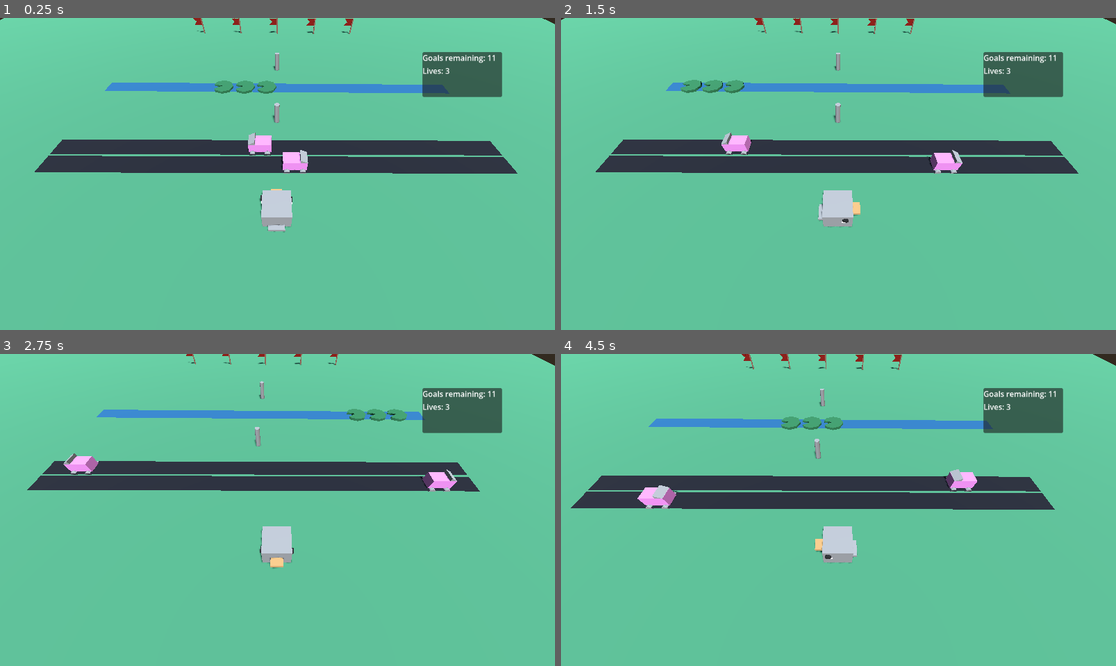
Above: before the commit, frames 1-4 (two rows, left to right).
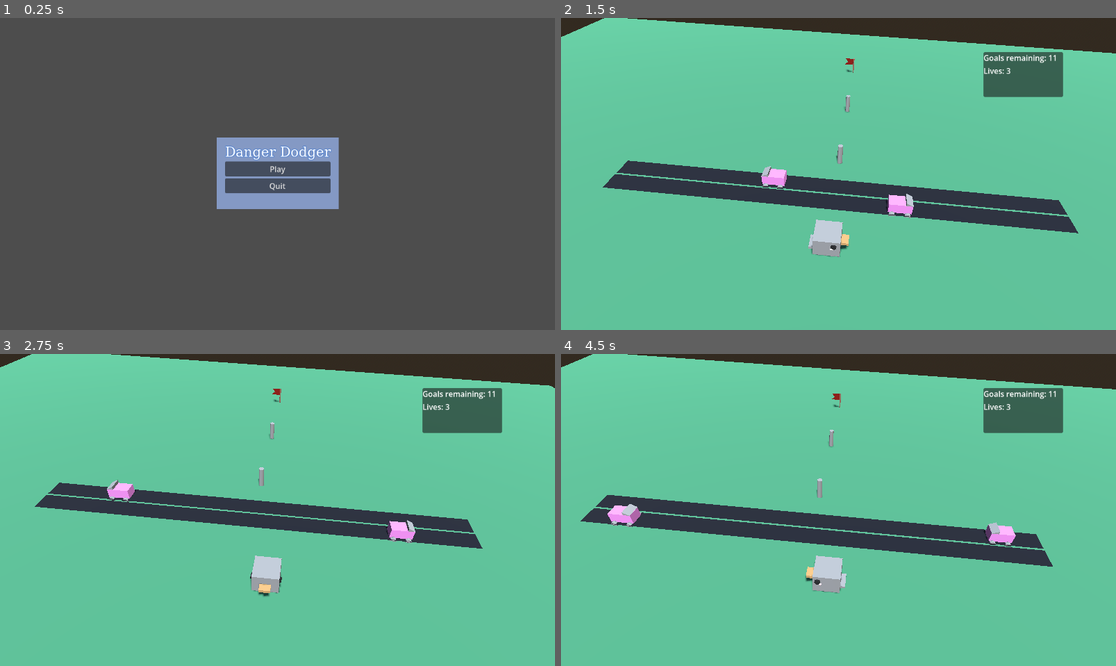
Above: after the commit, the same moments.

Repository: chloedixon11/danger-dodger
Game: Godot game, scene res://Main/Main.tscn
Two runs of this game, one before a commit and one after it. Both use one fixed random seed, a clock stepped at 60 frames per second and the inputs below.
Inputs (mouse positions are in pixels of both pictures, inside the frame that each line leads up to):
- Up to frame 1 (0.25 s): no input
- Up to frame 2 (1.5 s): click (838, 167) at 0.5 s, where only the run after the commit has a clickable "Play"; hold D (move_right) from 1.28 s (still down)
- Up to frame 3 (2.75 s): release D (move_right) at 2.03 s; hold S (move_down) from 2.03 s (still down)
- Up to frame 4 (4.5 s): release S (move_down) at 2.78 s; hold D (move_right) 2.78-3.53 s; hold W (move_up) 3.53-4.28 s; hold A (move_left) from 4.28 s (still down)

The runs differ from the first frame. In frame 1, 98% of the frame differs, in the area x 0-100%, y 0-100%; in frame 2, 23%; in frame 3, 20%; in frame 4, 23%.

Commit message:
Good Spot Animal separated from levels

Diff:
--- a/Code/Duck/Duck.gd
+++ b/Code/Duck/Duck.gd
@@ -27,9 +27,9 @@
 	current_spot = position
 	next_spot = position
 
-	level = get_parent()
+	#level = get_parent()
 	update_lives(0)
-	level.goals_remaining()
+	#level.goals_remaining()
 
 
 # Called every frame. 'delta' is the elapsed time since the previous frame.
--- a/Code/Duck/Duck.tscn
+++ b/Code/Duck/Duck.tscn
@@ -95,3 +95,10 @@
 [node name="LivesUI" type="Label" parent="UI/VBox" unique_id=1009899454]
 layout_mode = 2
 text = "Lives: 3"
+
+[node name="Rig" type="Node3D" parent="." unique_id=684722520]
+transform = Transform3D(0.99168617, 0.006858788, 0.12849958, 0.0004756106, 0.9983768, -0.056959786, -0.12868175, 0.05654731, 0.9900735, -0.009511063, 0, 3.0334785)
+
+[node name="Camera3D" type="Camera3D" parent="Rig" unique_id=118999946]
+transform = Transform3D(-0.9984339, 0.0060949326, 0.055607438, 0.038303103, 0.7989599, 0.60016286, -0.04077038, 0.60135263, -0.7979417, 0.6969931, 9.480153, -11.379819)
+fov = 50.625
--- a/Code/Levels/Level.gd
+++ b/Code/Level/Level.gd
@@ -2,6 +2,7 @@
 class_name  Level
 
 @onready var goals_node: Node3D = $GoalsNode
+@onready var spawning_point: Node3D = $SpawningPoint
 
 var main: Main
 var goals: Array
--- a/Code/Levels/Level.tscn
+++ b/Code/Level/Level.tscn
@@ -1,8 +1,7 @@
 [gd_scene format=3 uid="uid://d26k2kxe4mwal"]
 
-[ext_resource type="Script" uid="uid://d3d2r0u0p7bod" path="res://Levels/Level.gd" id="1_286st"]
-[ext_resource type="PackedScene" uid="uid://c4v0peqkg130j" path="res://Goal/Goal.tscn" id="2_q1ycg"]
-[ext_resource type="PackedScene" uid="uid://bimiowbq37tmt" path="res://Duck/Duck.tscn" id="5_ht8ui"]
+[ext_resource type="Script" uid="uid://d3d2r0u0p7bod" path="res://Level/Level.gd" id="1_r3cbp"]
+[ext_resource type="PackedScene" uid="uid://c4v0peqkg130j" path="res://Goal/Goal.tscn" id="2_cyxyq"]
 
 [sub_resource type="ProceduralSkyMaterial" id="ProceduralSkyMaterial_g4bax"]
 sky_horizon_color = Color(0.66224277, 0.6717428, 0.6867428, 1)
@@ -15,8 +14,12 @@
 background_mode = 2
 sky = SubResource("Sky_e4jwm")
 
+[sub_resource type="CylinderMesh" id="CylinderMesh_i5eh5"]
+bottom_radius = 0.0
+height = 0.8790283
+
 [node name="Level" type="Node3D" unique_id=2045553894]
-script = ExtResource("1_286st")
+script = ExtResource("1_r3cbp")
 
 [node name="WorldEnvironment" type="WorldEnvironment" parent="." unique_id=1840473444]
 environment = SubResource("Environment_612c4")
@@ -27,13 +30,13 @@
 
 [node name="GoalsNode" type="Node3D" parent="." unique_id=1763357328]
 
-[node name="Goal0" parent="GoalsNode" unique_id=1585610551 instance=ExtResource("2_q1ycg")]
+[node name="Goal0" parent="GoalsNode" unique_id=1585610551 instance=ExtResource("2_cyxyq")]
 transform = Transform3D(1, 0, 0, 0, 1, 0, 0, 0, 1, 0, 0, -16.11776)
 
-[node name="Duck" parent="." unique_id=1158991918 instance=ExtResource("5_ht8ui")]
+[node name="SpawningPoint" type="Node3D" parent="." unique_id=774255441]
+transform = Transform3D(-0.9999951, 0, -0.00313535, 0, 1, 0, 0.00313535, 0, -0.9999951, 0, 0, 0)
+visible = false
 
-[node name="Rig" type="Node3D" parent="Duck" unique_id=1010792245]
-transform = Transform3D(1, 2.3283064e-10, 0, 0, 0.5838813, -0.8118391, 0, 0.8118391, 0.5838813, -0.005545419, 0, 1.7686676)
-
-[node name="Camera3D" type="Camera3D" parent="Duck/Rig" unique_id=344968759]
-transform = Transform3D(-0.9999874, 0, 0.00501598, 0, 1, 0, -0.00501598, 0, -0.9999874, 0.014142856, -2.9802322e-08, -8.473373)
+[node name="MeshInstance3D" type="MeshInstance3D" parent="SpawningPoint" unique_id=1484604166]
+transform = Transform3D(1, 0, 0, 0, 1, 0, 0, 0, 1, 0, 1.0147095, 0)
+mesh = SubResource("CylinderMesh_i5eh5")
--- a/Code/Levels/SkyWorld.tscn
+++ b/Code/Level/SkyWorld/SkyWorld.tscn
@@ -1,10 +1,9 @@
 [gd_scene format=3 uid="uid://qjr6jp64qq8p"]
 
-[ext_resource type="Script" uid="uid://d3d2r0u0p7bod" path="res://Levels/Level.gd" id="1_g4bax"]
+[ext_resource type="Script" uid="uid://d3d2r0u0p7bod" path="res://Level/Level.gd" id="1_g4bax"]
 [ext_resource type="PackedScene" uid="uid://c4v0peqkg130j" path="res://Goal/Goal.tscn" id="2_e4jwm"]
 [ext_resource type="PackedScene" uid="uid://berl535au27hs" path="res://Lane/Road/Road.tscn" id="3_612c4"]
 [ext_resource type="PackedScene" uid="uid://d10bdq3u7df63" path="res://Vehicle/Vehicle.tscn" id="4_s5kmm"]
-[ext_resource type="PackedScene" uid="uid://bimiowbq37tmt" path="res://Duck/Duck.tscn" id="5_u6y4n"]
 
 [sub_resource type="ProceduralSkyMaterial" id="ProceduralSkyMaterial_g4bax"]
 sky_horizon_color = Color(0.66224277, 0.6717428, 0.6867428, 1)
@@ -26,6 +25,10 @@
 [sub_resource type="CylinderMesh" id="CylinderMesh_pe13q"]
 top_radius = 0.123535156
 bottom_radius = 0.123535156
+
+[sub_resource type="CylinderMesh" id="CylinderMesh_wjah1"]
+bottom_radius = 0.0
+height = 0.8790283
 
 [node name="SkyWorld" type="Node3D" unique_id=2045553894]
 script = ExtResource("1_g4bax")
@@ -69,10 +72,10 @@
 mesh = SubResource("CylinderMesh_pe13q")
 skeleton = NodePath("../..")
 
-[node name="Duck" parent="." unique_id=1158991918 instance=ExtResource("5_u6y4n")]
+[node name="SpawningPoint" type="Node3D" parent="." unique_id=1040890674]
+transform = Transform3D(-0.9999951, 0, -0.00313535, 0, 1, 0, 0.00313535, 0, -0.9999951, 0, 0, 0)
+visible = false
 
-[node name="Rig" type="Node3D" parent="Duck" unique_id=1010792245]
-transform = Transform3D(1, 2.3283064e-10, 0, 0, 0.5838813, -0.8118391, 0, 0.8118391, 0.5838813, -0.005545419, 0, 1.7686676)
-
-[node name="Camera3D" type="Camera3D" parent="Duck/Rig" unique_id=344968759]
-transform = Transform3D(-0.9999874, 0, 0.00501598, 0, 1, 0, -0.00501598, 0, -0.9999874, 0.014142856, -2.9802322e-08, -8.473373)
+[node name="MeshInstance3D" type="MeshInstance3D" parent="SpawningPoint" unique_id=1537486278]
+transform = Transform3D(1, 0, 0, 0, 1, 0, 0, 0, 1, 0, 1.0147095, 0)
+mesh = SubResource("CylinderMesh_wjah1")
--- /dev/null
+++ b/Code/Level/SplashScreen/SplashScreen.tscn
@@ -0,0 +1,106 @@
+[gd_scene format=3 uid="uid://dtlww5xddq2xa"]
+
+[ext_resource type="Script" uid="uid://d3d2r0u0p7bod" path="res://Level/Level.gd" id="1_fw50w"]
+[ext_resource type="PackedScene" uid="uid://c4v0peqkg130j" path="res://Goal/Goal.tscn" id="2_fbwjr"]
+[ext_resource type="PackedScene" uid="uid://berl535au27hs" path="res://Lane/Road/Road.tscn" id="3_6br2f"]
+[ext_resource type="PackedScene" uid="uid://d10bdq3u7df63" path="res://Vehicle/Vehicle.tscn" id="4_h8y7k"]
+[ext_resource type="PackedScene" uid="uid://cwqeu7k1fculu" path="res://Lane/Waterway/Waterway.tscn" id="5_vij0w"]
+[ext_resource type="PackedScene" uid="uid://cvgoojbjmr2qo" path="res://Vessel/Vessel.tscn" id="6_8bgo4"]
+
+[sub_resource type="ProceduralSkyMaterial" id="ProceduralSkyMaterial_usc3h"]
+sky_horizon_color = Color(0.66224277, 0.6717428, 0.6867428, 1)
+ground_horizon_color = Color(0.66224277, 0.6717428, 0.6867428, 1)
+
+[sub_resource type="Sky" id="Sky_5dqy1"]
+sky_material = SubResource("ProceduralSkyMaterial_usc3h")
+
+[sub_resource type="Environment" id="Environment_fj61p"]
+background_mode = 2
+sky = SubResource("Sky_5dqy1")
+
+[sub_resource type="StandardMaterial3D" id="StandardMaterial3D_beq8a"]
+albedo_color = Color(0.2666077, 0.5339965, 0.39391467, 1)
+
+[sub_resource type="PlaneMesh" id="PlaneMesh_qabvo"]
+size = Vector2(50, 50)
+
+[sub_resource type="CylinderMesh" id="CylinderMesh_hxt8e"]
+top_radius = 0.123535156
+bottom_radius = 0.123535156
+
+[sub_resource type="CylinderMesh" id="CylinderMesh_s2nsp"]
+bottom_radius = 0.0
+height = 0.8790283
+
+[node name="SplashScreen" type="Node3D" unique_id=289174624]
+script = ExtResource("1_fw50w")
+
+[node name="WorldEnvironment" type="WorldEnvironment" parent="." unique_id=561130215]
+environment = SubResource("Environment_fj61p")
+
+[node name="Sun" type="DirectionalLight3D" parent="." unique_id=275216525]
+transform = Transform3D(0.9747612, -0.19334027, 0.111625046, 0, 0.49999997, 0.86602545, -0.2232501, -0.844168, 0.48738056, 0, 0, 0)
+shadow_enabled = true
+
+[node name="GoalsNode" type="Node3D" parent="." unique_id=1109272453]
+
+[node name="Goal0" parent="GoalsNode" unique_id=1585610551 instance=ExtResource("2_fbwjr")]
+transform = Transform3D(1, 0, 0, 0, 1, 0, 0, 0, 1, 0, 0, -16.11776)
+
+[node name="Goal1" parent="GoalsNode" unique_id=1298276653 instance=ExtResource("2_fbwjr")]
+transform = Transform3D(1, 0, 0, 0, 1, 0, 0, 0, 1, 6, 0, -16.11776)
+
+[node name="Goal2" parent="GoalsNode" unique_id=935295361 instance=ExtResource("2_fbwjr")]
+transform = Transform3D(1, 0, 0, 0, 1, 0, 0, 0, 1, -6, 0, -16.11776)
+
+[node name="Lane2" parent="." unique_id=1649162153 instance=ExtResource("3_6br2f")]
+transform = Transform3D(1.3113416e-07, 0, -1, 0, 1, 0, 1, 0, 1.3113416e-07, 0, 0, -3.2096472)
+
+[node name="Vehicle" parent="Lane2" unique_id=1002617338 instance=ExtResource("4_h8y7k")]
+transform = Transform3D(-1, 0, 8.742278e-08, 0, 1, 0, -8.742278e-08, 0, -1, 0, 0, 0)
+
+[node name="Lane" parent="." unique_id=446657771 instance=ExtResource("3_6br2f")]
+transform = Transform3D(-4.371139e-08, 0, 1, 0, 1, 0, -1, 0, -4.371139e-08, 0, 0, -2.2096472)
+
+[node name="Vehicle" parent="Lane" unique_id=730832895 instance=ExtResource("4_h8y7k")]
+transform = Transform3D(-1, 0, 8.742278e-08, 0, 1, 0, -8.742278e-08, 0, -1, -2.3841858e-07, 0, 3)
+
+[node name="Lane3" parent="." unique_id=1591999769 instance=ExtResource("3_6br2f")]
+transform = Transform3D(-4.371139e-08, 0, 1, 0, 1, 0, -1, 0, -4.371139e-08, 0, 0, -7.7827415)
+
+[node name="Vehicle" parent="Lane3" unique_id=1475414060 instance=ExtResource("4_h8y7k")]
+transform = Transform3D(-1, 0, 8.742278e-08, 0, 1, 0, -8.742278e-08, 0, -1, 0, 0, -3)
+
+[node name="Ground" type="MeshInstance3D" parent="." unique_id=729631120]
+material_override = SubResource("StandardMaterial3D_beq8a")
+mesh = SubResource("PlaneMesh_qabvo")
+metadata/_edit_lock_ = true
+
+[node name="MeshInstance3D" type="MeshInstance3D" parent="Ground" unique_id=833497383]
+transform = Transform3D(1, 0, 0, 0, 1, 0, 0, 0, 1, 0, 0, -10.092991)
+mesh = SubResource("CylinderMesh_hxt8e")
+skeleton = NodePath("../..")
+
+[node name="MeshInstance3D3" type="MeshInstance3D" parent="Ground" unique_id=1611386186]
+transform = Transform3D(1, 0, 0, 0, 1, 0, 0, 0, 1, 0, 0, -10.272135)
+mesh = SubResource("CylinderMesh_hxt8e")
+skeleton = NodePath("../..")
+
+[node name="Waterway" parent="." unique_id=1862011274 instance=ExtResource("5_vij0w")]
+transform = Transform3D(-4.371139e-08, 0, -1, 0, 1, 0, 1, 0, -4.371139e-08, 0, 0, -5)
+
+[node name="Vessel" parent="Waterway" unique_id=2030516887 instance=ExtResource("6_8bgo4")]
+
+[node name="Waterway2" parent="." unique_id=1654594169 instance=ExtResource("5_vij0w")]
+transform = Transform3D(1.3113416e-07, 0, 1, 0, 1, 0, -1, 0, 1.3113416e-07, 0, 0, -7)
+
+[node name="Vessel" parent="Waterway2" unique_id=1893541102 instance=ExtResource("6_8bgo4")]
+transform = Transform3D(1, 0, 0, 0, 1, 0, 0, 0, 1, 4.7683716e-07, 0, 4)
+
+[node name="SpawningPoint" type="Node3D" parent="." unique_id=936785538]
+transform = Transform3D(-0.9999951, 0, -0.00313535, 0, 1, 0, 0.00313535, 0, -0.9999951, 0, 0, 0)
+visible = false
+
+[node name="MeshInstance3D" type="MeshInstance3D" parent="SpawningPoint" unique_id=46885843]
+transform = Transform3D(1, 0, 0, 0, 1, 0, 0, 0, 1, 0, 1.0147095, 0)
+mesh = SubResource("CylinderMesh_s2nsp")
--- a/Code/Levels/TrafficTime.tscn
+++ b/Code/Level/TrafficTime/TrafficTime.tscn
@@ -1,12 +1,11 @@
 [gd_scene format=3 uid="uid://yosv5cw8dv8y"]
 
-[ext_resource type="PackedScene" uid="uid://c4v0peqkg130j" path="res://Goal/Goal.tscn" id="1_48gxu"]
-[ext_resource type="Script" uid="uid://d3d2r0u0p7bod" path="res://Levels/Level.gd" id="1_tgin1"]
-[ext_resource type="PackedScene" uid="uid://berl535au27hs" path="res://Lane/Road/Road.tscn" id="2_de4at"]
-[ext_resource type="PackedScene" uid="uid://d10bdq3u7df63" path="res://Vehicle/Vehicle.tscn" id="3_tgin1"]
-[ext_resource type="PackedScene" uid="uid://bimiowbq37tmt" path="res://Duck/Duck.tscn" id="4_de4at"]
-[ext_resource type="PackedScene" uid="uid://cwqeu7k1fculu" path="res://Lane/Waterway/Waterway.tscn" id="5_ye6de"]
-[ext_resource type="PackedScene" uid="uid://cvgoojbjmr2qo" path="res://Vessel/Vessel.tscn" id="6_8b8hp"]
+[ext_resource type="Script" uid="uid://d3d2r0u0p7bod" path="res://Level/Level.gd" id="1_oo5cs"]
+[ext_resource type="PackedScene" uid="uid://c4v0peqkg130j" path="res://Goal/Goal.tscn" id="2_jqh5y"]
+[ext_resource type="PackedScene" uid="uid://berl535au27hs" path="res://Lane/Road/Road.tscn" id="3_odp6i"]
+[ext_resource type="PackedScene" uid="uid://d10bdq3u7df63" path="res://Vehicle/Vehicle.tscn" id="4_2f8ec"]
+[ext_resource type="PackedScene" uid="uid://cwqeu7k1fculu" path="res://Lane/Waterway/Waterway.tscn" id="5_yaye2"]
+[ext_resource type="PackedScene" uid="uid://cvgoojbjmr2qo" path="res://Vessel/Vessel.tscn" id="6_0eykp"]
 
 [sub_resource type="ProceduralSkyMaterial" id="ProceduralSkyMaterial_ye6de"]
 sky_horizon_color = Color(0.66224277, 0.6717428, 0.6867428, 1)
@@ -29,8 +28,12 @@
 top_radius = 0.123535156
 bottom_radius = 0.123535156
 
+[sub_resource type="CylinderMesh" id="CylinderMesh_r3141"]
+bottom_radius = 0.0
+height = 0.8790283
+
 [node name="TrafficTime" type="Node3D" unique_id=354589768]
-script = ExtResource("1_tgin1")
+script = ExtResource("1_oo5cs")
 
 [node name="WorldEnvironment" type="WorldEnvironment" parent="." unique_id=1609719087]
 environment = SubResource("Environment_hg6v0")
@@ -88,10 +91,10 @@
 mesh = SubResource("CylinderMesh_hg6v0")
 skeleton = NodePath("../..")
 
-[node name="Duck" parent="." unique_id=1158991918 instance=ExtResource("4_de4at")]
+[node name="SpawningPoint" type="Node3D" parent="." unique_id=1187221259]
+transform = Transform3D(-0.9999951, 0, -0.00313535, 0, 1, 0, 0.00313535, 0, -0.9999951, 0, 0, 0)
+visible = false
 
-[node name="Rig" type="Node3D" parent="Duck" unique_id=1189862599]
-transform = Transform3D(1, 2.3283064e-10, 0, 0, 0.5838813, -0.8118391, 0, 0.8118391, 0.5838813, -0.005545419, 0, 1.7686676)
-
-[node name="Camera3D" type="Camera3D" parent="Duck/Rig" unique_id=1626651796]
-transform = Transform3D(-0.9999874, 0, 0.00501598, 0, 1, 0, -0.00501598, 0, -0.9999874, 0.014142856, -2.9802322e-08, -8.473373)
+[node name="MeshInstance3D" type="MeshInstance3D" parent="SpawningPoint" unique_id=1699612608]
+transform = Transform3D(1, 0, 0, 0, 1, 0, 0, 0, 1, 0, 1.0147095, 0)
+mesh = SubResource("CylinderMesh_r3141")
--- a/Code/Levels/WaterWorld.tscn
+++ b/Code/Level/WaterWorld/WaterWorld.tscn
@@ -1,12 +1,11 @@
 [gd_scene format=3 uid="uid://fkbjey1eoarm"]
 
-[ext_resource type="Script" uid="uid://d3d2r0u0p7bod" path="res://Levels/Level.gd" id="1_5yycp"]
-[ext_resource type="PackedScene" uid="uid://c4v0peqkg130j" path="res://Goal/Goal.tscn" id="1_rwfof"]
-[ext_resource type="PackedScene" uid="uid://berl535au27hs" path="res://Lane/Road/Road.tscn" id="2_5yycp"]
-[ext_resource type="PackedScene" uid="uid://d10bdq3u7df63" path="res://Vehicle/Vehicle.tscn" id="3_7touw"]
-[ext_resource type="PackedScene" uid="uid://bimiowbq37tmt" path="res://Duck/Duck.tscn" id="4_3qy7e"]
-[ext_resource type="PackedScene" uid="uid://cwqeu7k1fculu" path="res://Lane/Waterway/Waterway.tscn" id="6_3qy7e"]
-[ext_resource type="PackedScene" uid="uid://cvgoojbjmr2qo" path="res://Vessel/Vessel.tscn" id="7_usc3h"]
+[ext_resource type="Script" uid="uid://d3d2r0u0p7bod" path="res://Level/Level.gd" id="1_0fukt"]
+[ext_resource type="PackedScene" uid="uid://c4v0peqkg130j" path="res://Goal/Goal.tscn" id="2_lqnjl"]
+[ext_resource type="PackedScene" uid="uid://berl535au27hs" path="res://Lane/Road/Road.tscn" id="3_3icd7"]
+[ext_resource type="PackedScene" uid="uid://d10bdq3u7df63" path="res://Vehicle/Vehicle.tscn" id="4_kujx4"]
+[ext_resource type="PackedScene" uid="uid://cwqeu7k1fculu" path="res://Lane/Waterway/Waterway.tscn" id="5_r3q66"]
+[ext_resource type="PackedScene" uid="uid://cvgoojbjmr2qo" path="res://Vessel/Vessel.tscn" id="6_qxpf5"]
 
 [sub_resource type="ProceduralSkyMaterial" id="ProceduralSkyMaterial_usc3h"]
 sky_horizon_color = Color(0.66224277, 0.6717428, 0.6867428, 1)
@@ -29,8 +28,12 @@
 top_radius = 0.123535156
 bottom_radius = 0.123535156
 
+[sub_resource type="CylinderMesh" id="CylinderMesh_s2nsp"]
+bottom_radius = 0.0
+height = 0.8790283
+
 [node name="WaterWorld" type="Node3D" unique_id=289174624]
-script = ExtResource("1_5yycp")
+script = ExtResource("1_0fukt")
 
 [node name="WorldEnvironment" type="WorldEnvironment" parent="." unique_id=561130215]
 environment = SubResource("Environment_fj61p")
@@ -83,20 +86,20 @@
 mesh = SubResource("CylinderMesh_hxt8e")
 skeleton = NodePath("../..")
 
-[node name="Duck" parent="." unique_id=1158991918 instance=ExtResource("4_3qy7e")]
-
-[node name="Rig" type="Node3D" parent="Duck" unique_id=2061078446]
-transform = Transform3D(1, 2.3283064e-10, 0, 0, 0.5838813, -0.8118391, 0, 0.8118391, 0.5838813, -0.005545419, 0, 1.7686676)
-
-[node name="Camera3D" type="Camera3D" parent="Duck/Rig" unique_id=1730913351]
-transform = Transform3D(-0.9999874, 0, 0.00501598, 0, 1, 0, -0.00501598, 0, -0.9999874, 0.014142856, -2.9802322e-08, -8.473373)
-
-[node name="Waterway" parent="." unique_id=1862011274 instance=ExtResource("6_3qy7e")]
+[node name="Waterway" parent="." unique_id=1862011274 instance=ExtResource("5_r3q66")]
 transform = Transform3D(-4.371139e-08, 0, -1, 0, 1, 0, 1, 0, -4.371139e-08, 0, 0, -5)
 
-[node name="Vessel" parent="Waterway" unique_id=2030516887 instance=ExtResource("7_usc3h")]
+[node name="Vessel" parent="Waterway" unique_id=2030516887 instance=ExtResource("6_qxpf5")]
 
-[node name="Waterway2" parent="." unique_id=1654594169 instance=ExtResource("6_3qy7e")]
+[node name="Waterway2" parent="." unique_id=1654594169 instance=ExtResource("5_r3q66")]
 transform = Transform3D(1.3113416e-07, 0, 1, 0, 1, 0, -1, 0, 1.3113416e-07, 0, 0, -6)
 
-[node name="Vessel" parent="Waterway2" unique_id=1893541102 instance=ExtResource("7_usc3h")]
+[node name="Vessel" parent="Waterway2" unique_id=1893541102 instance=ExtResource("6_qxpf5")]
+
+[node name="SpawningPoint" type="Node3D" parent="." unique_id=936785538]
+transform = Transform3D(-0.9999951, 0, -0.00313535, 0, 1, 0, 0.00313535, 0, -0.9999951, 0, 0, 0)
+visible = false
+
+[node name="MeshInstance3D" type="MeshInstance3D" parent="SpawningPoint" unique_id=46885843]
+transform = Transform3D(1, 0, 0, 0, 1, 0, 0, 0, 1, 0, 1.0147095, 0)
+mesh = SubResource("CylinderMesh_s2nsp")
--- a/Code/Main/Main.gd
+++ b/Code/Main/Main.gd
@@ -1,21 +1,34 @@
 extends Node
 class_name Main
 
-const TRAFFIC_TIME = preload("res://Levels/TrafficTime.tscn")
-const WATER_WORLD = preload("res://Levels/WaterWorld.tscn")
-const SKY_WORLD = preload("res://Levels/SkyWorld.tscn")
+
+const DUCK = preload("res://Duck/Duck.tscn")
+
+const SKY_WORLD = preload("res://Level/SkyWorld/SkyWorld.tscn")
+const TRAFFIC_TIME = preload("res://Level/TrafficTime/TrafficTime.tscn")
+const WATER_WORLD = preload("res://Level/WaterWorld/WaterWorld.tscn")
 
 @onready var pause_menu: PauseMenu = $PauseMenu
 
+var duck: Duck
 var levels: Array[PackedScene] = [SKY_WORLD, TRAFFIC_TIME, WATER_WORLD]
 var current_level = -1
 var level: Level = null
 
-func _ready() -> void:
-	restart()
-	next_level()
+
+
+
+
+
+
 
 func restart():
+	if duck:
+		duck.queue_free()
+	duck = DUCK.instantiate()
+
+	add_child(duck)
+
 	current_level = -1
 	next_level()
 
@@ -29,3 +42,6 @@
 	level = levels[current_level].instantiate()
 	level.main = self
 	add_child(level)
+	duck.level = level
+	duck.spawning_point = level.spawning_point.position
+	#duck.position = level.spawning_point.position
--- a/Code/PauseMenu/PauseMenu.gd
+++ b/Code/PauseMenu/PauseMenu.gd
@@ -11,10 +11,11 @@
 # Called when the node enters the scene tree for the first time.
 func _ready() -> void:
 	main = get_parent()
-	hide()
+	#hide()
 	play_button.pressed.connect(on_play_button_pressed)
 	continue_button.pressed.connect(on_continue_button_pressed)
 	quit_button.pressed.connect(on_quit_button_pressed)
+	continue_button.hide()
 
 
 func _process(delta: float) -> void:
@@ -46,7 +47,6 @@
 
 
 func on_play_button_pressed():
-	get_tree().paused = false
 	main.restart()
 	hide()
 
--- a/Code/PauseMenu/PauseMenu.tscn
+++ b/Code/PauseMenu/PauseMenu.tscn
@@ -118,6 +118,7 @@
 theme_override_font_sizes/font_size = 1
 text = "Danger Dodger"
 label_settings = SubResource("LabelSettings_qdf3d")
+horizontal_alignment = 1
 
 [node name="PlayButton" type="Button" parent="VBox" unique_id=1603249059]
 layout_mode = 2
Renamed: Code/Levels/Level.gd.uid -> Code/Level/Level.gd.uid
Not shown: 1 places in Code/Level/TrafficTime/TrafficTime.tscn that only renumber resources
Not shown: 1 places in Code/Level/WaterWorld/WaterWorld.tscn that only renumber resources
